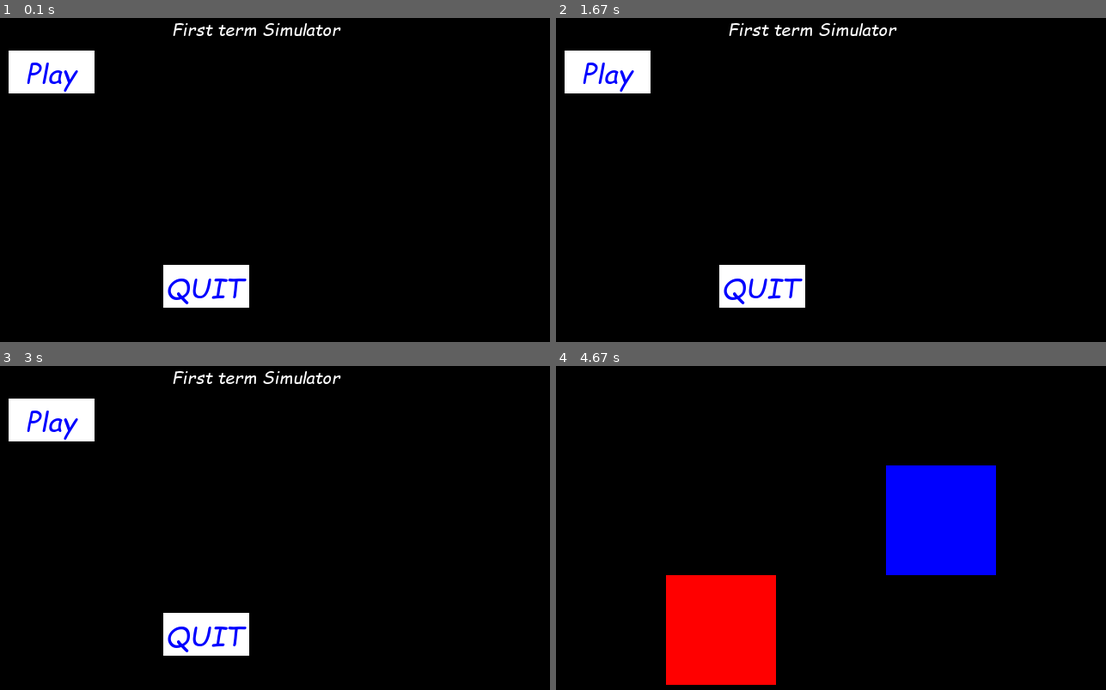
Above: before the commit, frames 1-4 (two rows, left to right).
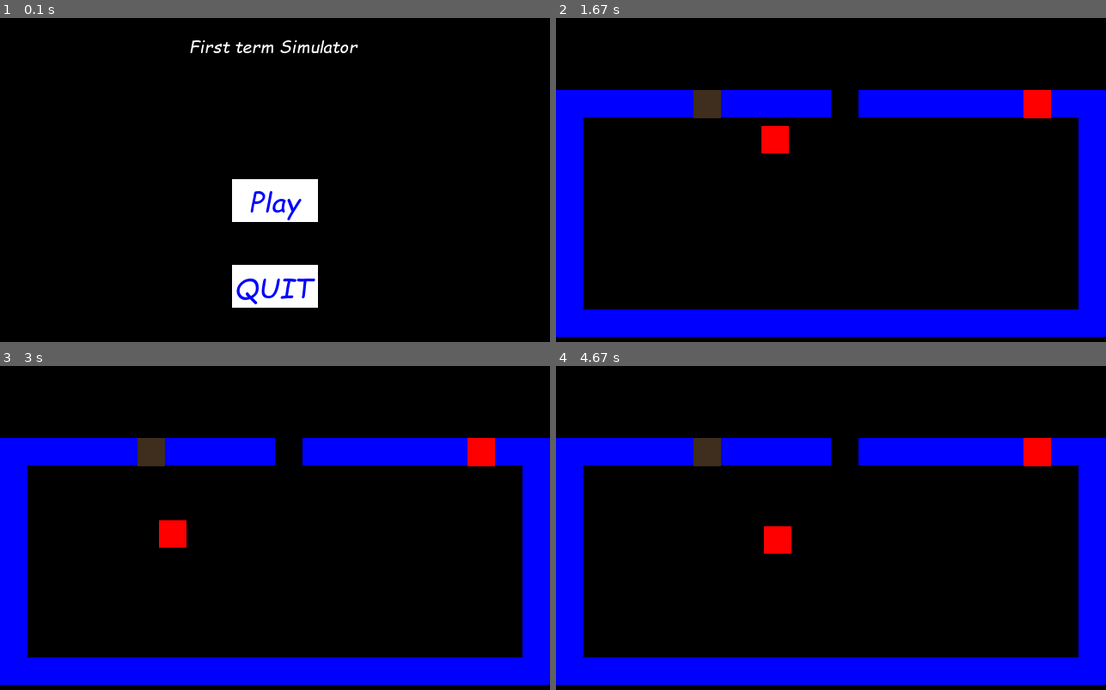
Above: after the commit, the same moments.

Repository: ClintLeetwood/PyGame-Projekt
Game: pygame game, started from Python Spelprojekt/Python_Spelprojekt.py
Two runs of this game, one before a commit and one after it. Both use one fixed random seed, a clock stepped at 60 frames per second and the inputs below.
Inputs (mouse positions are in pixels of both pictures, inside the frame that each line leads up to):
- Up to frame 1 (0.1 s): no input
- Up to frame 2 (1.67 s): press the mouse at (831, 199) at 0.37 s; move the mouse to (858, 251) at 0.47 s; release the mouse at (886, 303) at 0.6 s; hold Right 0.67-1.13 s; move the mouse to (660, 150) at 0.7 s; hold Up 1.17-1.47 s; hold Right from 1.5 s (still down)
- Up to frame 3 (3 s): release Right at 1.97 s; hold Left 2-2.53 s; hold Down 2.57-2.87 s; hold Left from 2.9 s (still down)
- Up to frame 4 (4.67 s): release Left at 3.3 s; hold Up 3.33-3.7 s; hold Right 3.73-4.37 s; press the mouse at (831, 547) at 4.43 s; move the mouse to (902, 537) at 4.53 s; move the mouse to (974, 524) at 4.63 s

The runs differ from the first frame. In frame 1, 8.5% of the frame differs, in the area x 1-66%, y 1-90%; in frame 2, 27%; in frame 3, 27%; in frame 4, 35%, in the area x 0-100%, y 22-99%.

Commit message:
intro screen works

Diff:
--- a/Python Spelprojekt/Python_Spelprojekt.py
+++ b/Python Spelprojekt/Python_Spelprojekt.py
@@ -7,7 +7,7 @@
 
     def __init__(self):
         pygame.init()
-        self.font=pygame.font.Font('/home/emetje02/PyGame-Projekt/Python Spelprojekt/comici.ttf',20)
+        self.font=pygame.font.Font('Python Spelprojekt/comici.ttf',20)
         self.screen=pygame.display.set_mode((WIN_WIDTH,WIN_HEIGHT))
         self.clock=pygame.time.Clock()
         #self.font=pygame.font.Font('Arial',32)
@@ -146,31 +146,38 @@
 
 
 
-    def game_over(self):
+    def you_win(self):
         pass
+
     def intro_screen(self):
+        intro=True
+        self.running=True
         title=self.font.render('First term Simulator',True, WHITE)
-        title_rect=title.get_rect(x=200,y=10)
-        self.screen.blit(self.intro_background,(0,0))
-        self.screen.blit(title,title_rect)
-        play_button=Button(10,50,100,50,BLUE,WHITE,'Play',32)
-        quit_button=Button(190,300,100,50,BLUE,WHITE,'QUIT',32)
+        title_rect=title.get_rect(x=220,y=30)
 
-        mouse_pos=pygame.mouse.get_pos()
-        mouse_pressed=pygame.mouse.get_pressed()
-        self.screen.blit(play_button.image,play_button.rect)
-        self.screen.blit(quit_button.image,quit_button.rect)
-        if play_button.is_pressed(mouse_pos,mouse_pressed):
-            return True
-        if quit_button.is_pressed(mouse_pos,mouse_pressed):
-            self.running=False
+        play_button=Button(270,200,100,50,BLUE,WHITE,'Play',32)
+        quit_button=Button(270,300,100,50,BLUE,WHITE,'QUIT',32)
+        while intro:
+            for event in pygame.event.get():
+                if event.type==pygame.QUIT: #checks if window is closed
+                    intro=False
+                    self.running=False
+            mouse_pos=pygame.mouse.get_pos()
+            mouse_pressed=pygame.mouse.get_pressed()
 
-        self.events()
-        #self.screen.fill(BLUE)
-        self.update()
-        pygame.display.update()
+            if play_button.is_pressed(mouse_pos,mouse_pressed):
+                intro=False
+            if quit_button.is_pressed(mouse_pos,mouse_pressed):
+                intro=False
+                self.running=False
+
+            self.screen.blit(self.intro_background,(0,0))
+            self.screen.blit(title,title_rect)
+            self.screen.blit(play_button.image,play_button.rect)
+            self.screen.blit(quit_button.image,quit_button.rect)
+            pygame.display.update()
 g=Game()
-
+g.intro_screen()
 g.new()
 
 
@@ -178,11 +185,7 @@
 
 while g.running:
 
-
     g.statemanager(p.level)
-
-
-
 
 
 pygame.quit()
--- a/Python Spelprojekt/sprites.py
+++ b/Python Spelprojekt/sprites.py
@@ -24,24 +24,23 @@
         self.rect=self.image.get_rect() #Where the player is 'hitbox' etc
         self.rect.x=self.x
         self.rect.y=self.y
-        self.level="intro"
+        self.level="hallway"
 
 
     def update(self):
 
 
-        from Python_Spelprojekt import Game
-        if Game.intro_screen==True:
-            self.level="hallway"
+
+
         f=FIGHT()
         if pygame.sprite.spritecollide(self,self.game.door1,False):
 
             self.level="level1"
 
-        #if self.level!="hallway" and pygame.mouse.get_pressed()[0]: #placeholder ska bli FIGHT.finished==True
-         #   self.rect.y=self.y+7
-
-          #  self.level="hallway"
+        if self.level!="hallway" and pygame.mouse.get_pressed()[0]: #placeholder ska bli FIGHT.finished==True
+            self.rect.y=self.y+7
+
+            self.level="hallway"
         if f.win==1:
             if pygame.sprite.spritecollide(self,self.game.door2,False):
 
@@ -260,7 +259,7 @@
 class Button:
     def __init__(self,x,y,width,height,fg,bg,content,fontsize):
         self.content=content
-        self.font=pygame.font.Font('/home/emetje02/PyGame-Projekt/Python Spelprojekt/comici.ttf',fontsize)
+        self.font=pygame.font.Font('Python Spelprojekt/comici.ttf',fontsize)
         self.x=x
         self.y=y
         self.height=height
